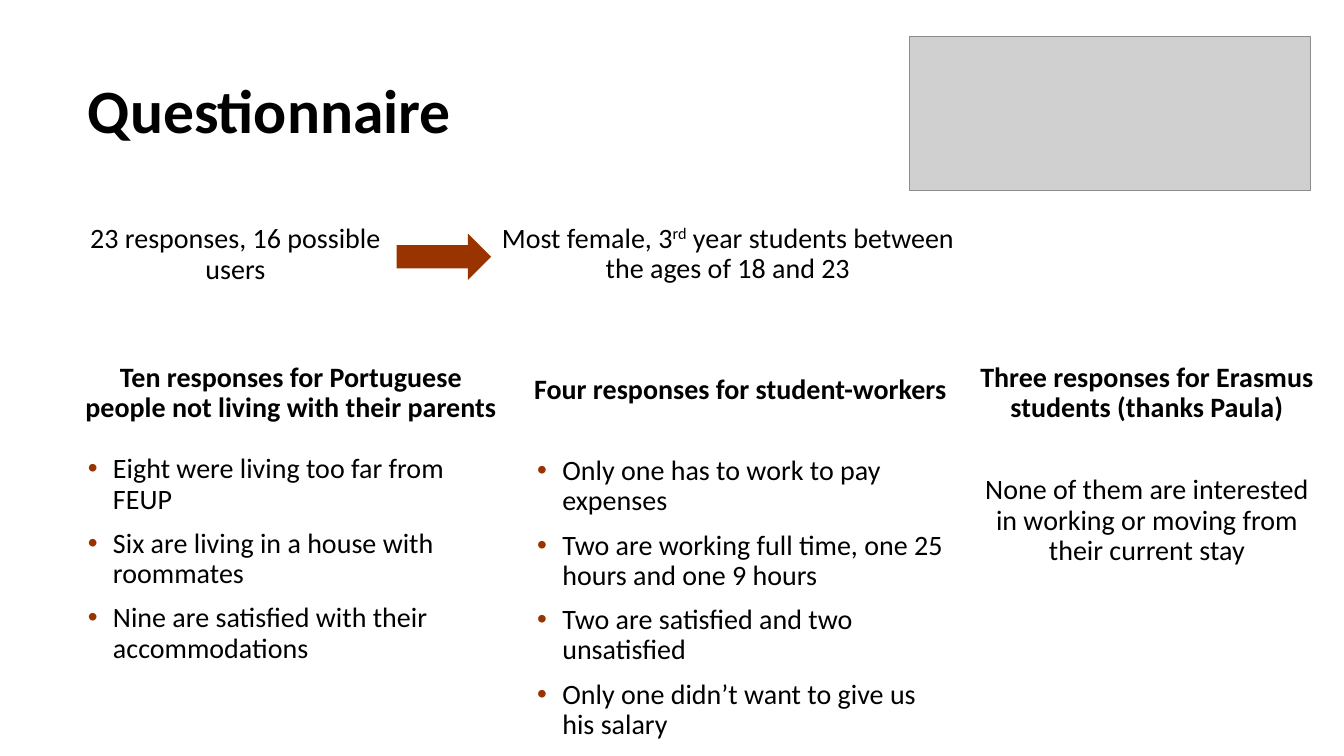
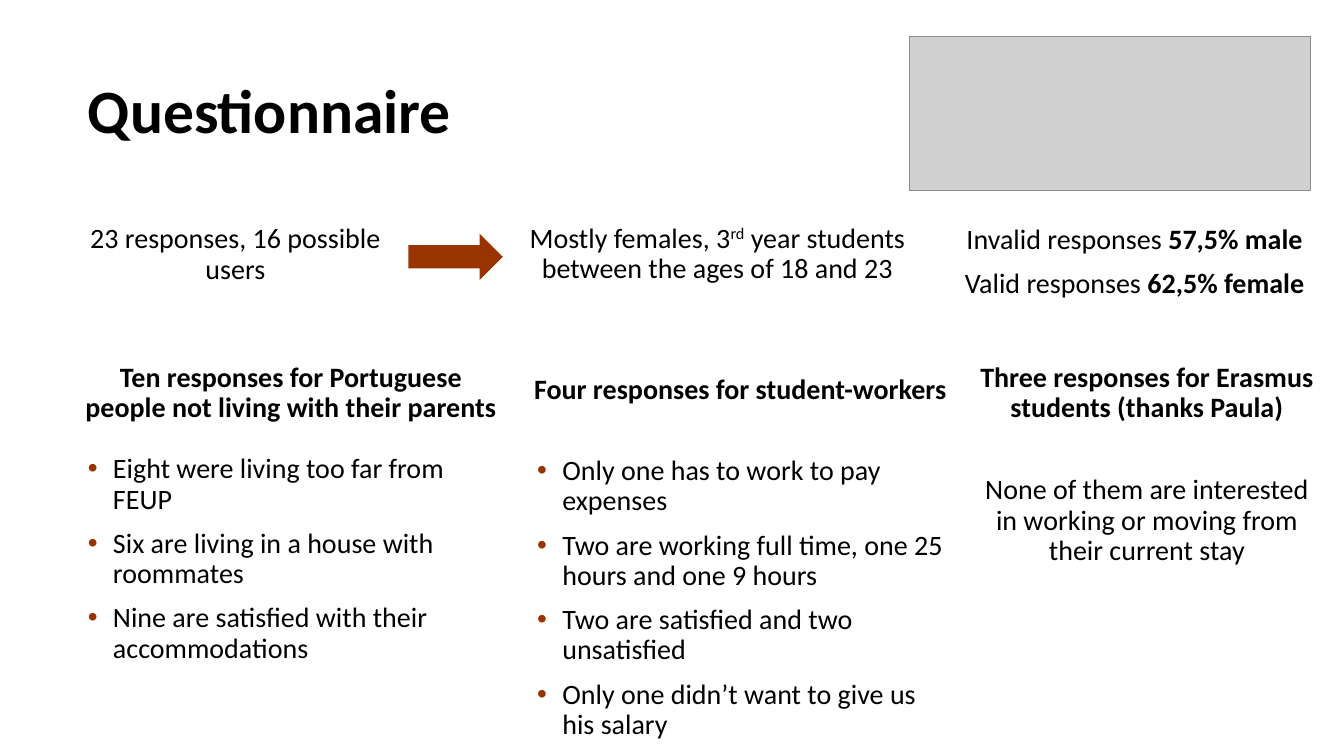
Before and after one commit to guilhermewastaken/HCI, a slide deck: slide 4 of IPC.pptx. Drawn at 1344x756 pixels with LibreOffice and Linux fonts; fonts in the diff are those of the drawing; grey boxes stand for pictures. Boxes give left, top, right and bottom in pixels: in the first picture for what was removed or moved away, otherwise in the second. Text is boxed around its words. In the diff, an @@ line names an element or a change of style, - is before the commit and + after.

```diff
--- a/IPC.pptx
+++ b/IPC.pptx
@@ right arrow: place and size @@
-right arrow at [397, 234, 492, 280]
+right arrow at [408, 234, 503, 280]
@@ text at [530, 228, 905, 283]: text changed @@
-Most female, 3rd year students between the ages of 18 and 23
+Mostly females, 3rd year students between the ages of 18 and 23
@@ text added at [965, 229, 1304, 298], 20 pt, text #000000 @@
+Invalid responses 57,5% male
+Valid responses 62,5% female
```
Also in this commit, not shown: 3 other slides changed.
